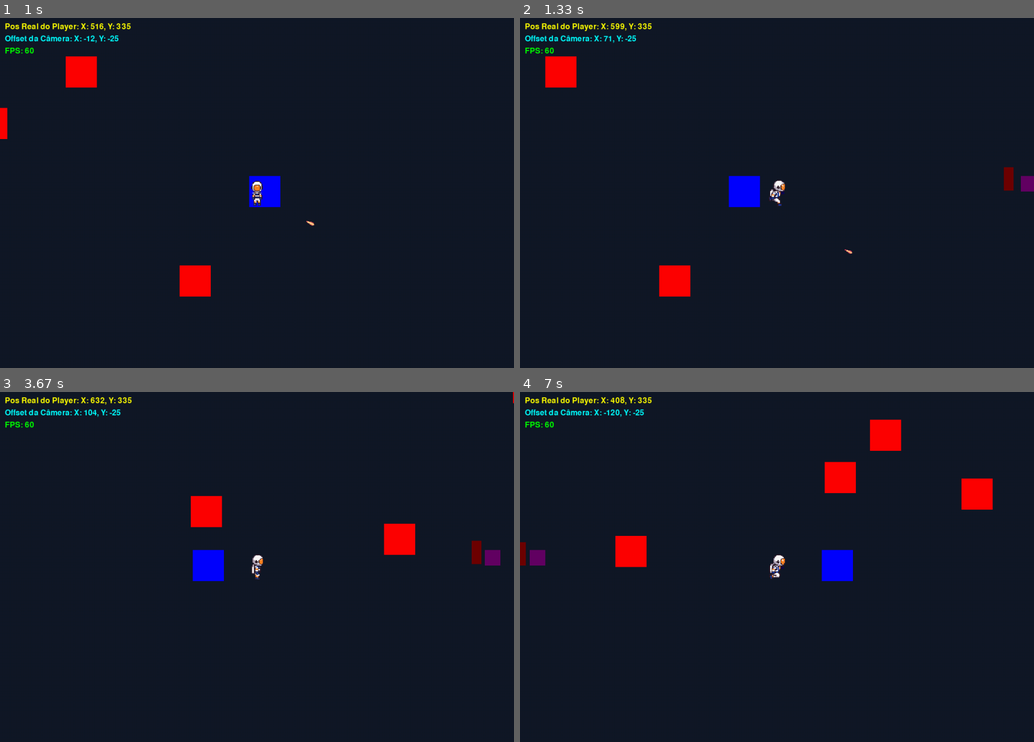
Above: before the commit, frames 1-4 (two rows, left to right).
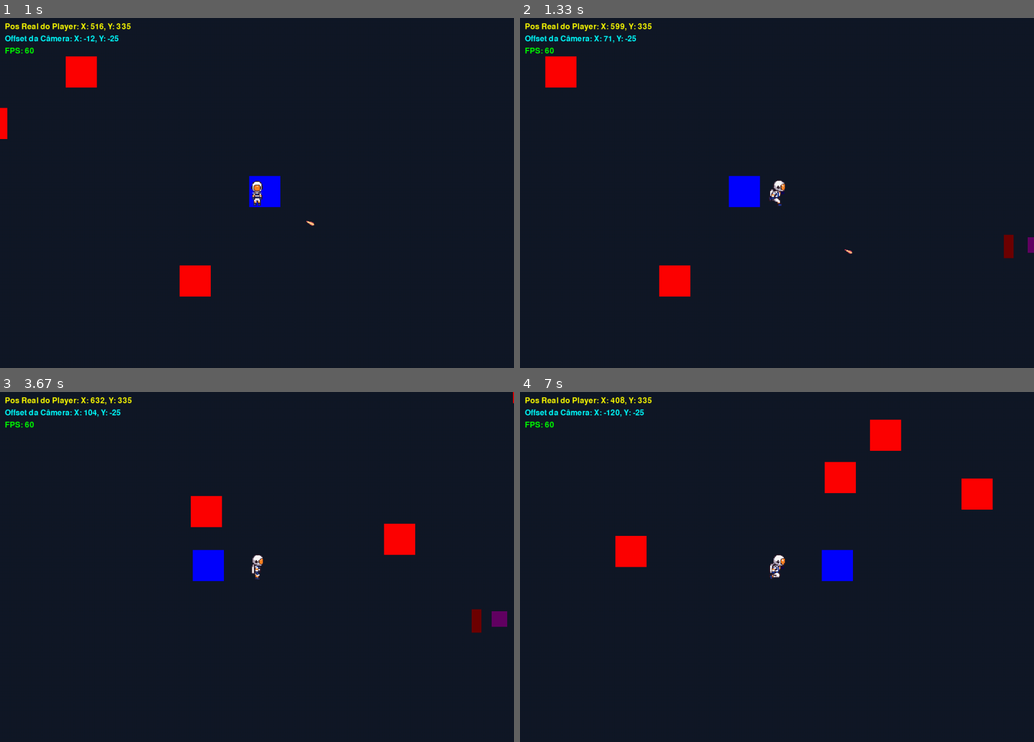
Above: after the commit, the same moments.

Repository: vitorpsogarcia/terranon
Game: pygame game, started from src/main.py
Same seed, same stepped clock (60 frames per second), same inputs: the game is played once before the commit and once after it.
Inputs (mouse positions are in pixels of both pictures, inside the frame that each line leads up to):
- Up to frame 1 (1 s): tap Enter at 0.33 s; click (308, 217) at 0.72 s
- Up to frame 2 (1.33 s): hold D from 1 s (still down); move the mouse to (735, 179) at 1.03 s
- Up to frame 3 (3.67 s): release D at 1.47 s; hold W 1.5-1.8 s; tap K at 1.65 s; tap Enter at 1.83, 2.17 s; tap I at 2.5, 2.83 s; hold D 3.17-3.63 s
- Up to frame 4 (7 s): hold A 3.67-4.2 s; tap Enter at 3.82, 5.07, 6.13, 6.62 s; hold S 4.23-4.53 s; tap K at 4.38 s; hold A 6.47-6.93 s; hold D from 6.97 s (still down)

Frame 1 is identical in both runs. In frame 2, 0.4% of the frame differs, in the area x 94-100%, y 42-69%; in frame 3, 0.5%, in the area x 91-99%, y 42-69%; in frame 4, 0.2%.

Commit message:
feat: adição de id para os ninhos;

Diff:
--- /dev/null
+++ b/src/core/enums/enemy_spawner_enum.py
@@ -0,0 +1,7 @@
+from enum import Enum
+
+class EnemySpawnerEnum(Enum):
+    NORTE = "NORTE_01"
+    SUL = "SUL_01"
+    LESTE = "LESTE_01"
+    OESTE = "OESTE_01"
--- a/src/core/game_world.py
+++ b/src/core/game_world.py
@@ -7,6 +7,7 @@
 from entities.obstacle import Obstacle
 from entities.projectiles.projectile import Projectile
 from entities.character.player import Player
+from entities.enemy_spawner import EnemySpawner
 
 
 
@@ -28,13 +29,13 @@
         self.all_sprites = CameraGroup()
         self.camera_group = self.all_sprites
         self.screen_size = screen_size
-
         self.obstacles = pygame.sprite.Group()
         self.dynamic_group = pygame.sprite.Group()
         self.player_group = pygame.sprite.GroupSingle()
         self.friend_projectiles_group = pygame.sprite.Group()
         self.enemy_projectiles_group = pygame.sprite.Group()
         self.enemies_group = pygame.sprite.Group()
+        self.spawners: dict[str, EnemySpawner] = {}
 
 
     def set_target(self, target: GameObject):
@@ -60,6 +61,12 @@
         if isinstance(obj, Enemy):
                 self.enemies_group.add(obj)
 
+        if isinstance(obj, EnemySpawner):
+            if obj.spawner_id in self.spawners:
+                raise ValueError(f"Spawner ID já existe: {obj.spawner_id}")
+
+            self.spawners[obj.spawner_id] = obj
+
         elif isinstance(obj, StaticObject):
             if isinstance(obj, Obstacle):
                 layer = 1
@@ -80,7 +87,6 @@
             if obj.active:
                 obj.update(dt)
 
-            # Check if the object was killed during its update
             if not obj.alive():
                 continue
 
--- a/src/core/states/play_state.py
+++ b/src/core/states/play_state.py
@@ -14,6 +14,7 @@
 from entities.base_structure import BaseStructure
 from entities.enemy import Enemy
 from entities.enemy_spawner import EnemySpawner
+from core.enums.enemy_spawner_enum import EnemySpawnerEnum
 
 if TYPE_CHECKING:
     from core.state_manager import StateManager
@@ -45,7 +46,7 @@
 
         FactoriesLoader(self.world)
 
-        player = Player(0, 0)
+        player = Player(415, 478)
         w_player, h_player = player.frame_width, player.frame_height
 
         player.pos = pygame.math.Vector2(self.screen_size[0] // 2 - w_player // 2, self.screen_size[1] // 2 - h_player // 2)
@@ -67,31 +68,30 @@
 
 
         rota_norte = [
-            pygame.math.Vector2(500, -100),
-            pygame.math.Vector2(800, 50),
-            pygame.math.Vector2(200, 200),
+            pygame.math.Vector2(762, -224),
+            pygame.math.Vector2(762, 119),
             pygame.math.Vector2(532, 336)
             ]
         rota_sul   = [
-            pygame.math.Vector2(500, 800),
-
+            pygame.math.Vector2(413, 697),
+            pygame.math.Vector2(532, 697),
             pygame.math.Vector2(532, 336)
             ]
         rota_leste = [
-            pygame.math.Vector2(1100, 300),
-
+            pygame.math.Vector2(863, 426),
+            pygame.math.Vector2(863, 334),
             pygame.math.Vector2(532, 336)
             ]
         rota_oeste = [
-            pygame.math.Vector2(-100, 300),
-            pygame.math.Vector2(-890, 452),
+            pygame.math.Vector2(-296, -8),
+            pygame.math.Vector2(-277, -8),
             pygame.math.Vector2(532, 336)
             ]
 
-        spawner_norte = EnemySpawner(500, -100, rota_norte, spawn_interval=10.0)
-        spawner_sul = EnemySpawner(500, 800,  rota_sul, spawn_interval=5.0)
-        spawner_leste = EnemySpawner(1100, 300, rota_leste, spawn_interval=8.0)
-        spawner_oeste = EnemySpawner(-100, 300, rota_oeste, spawn_interval=3.0)
+        spawner_norte = EnemySpawner(EnemySpawnerEnum.NORTE, 514, -234, rota_norte, spawn_interval=5.0)
+        spawner_sul = EnemySpawner(EnemySpawnerEnum.SUL, 413, 927,  rota_sul, spawn_interval=5.0)
+        spawner_leste = EnemySpawner(EnemySpawnerEnum.LESTE, 1114, 426, rota_leste, spawn_interval=5.0)
+        spawner_oeste = EnemySpawner(EnemySpawnerEnum.OESTE, -296, 286, rota_oeste, spawn_interval=5.0)
 
         self.world.add_object(spawner_norte)
         self.world.add_object(spawner_sul)
--- a/src/entities/enemy_spawner.py
+++ b/src/entities/enemy_spawner.py
@@ -6,13 +6,12 @@
 from core.enums.game_event_enum import GameEventEnum
 
 class EnemySpawner(StaticObject):
-    def __init__(self, x: float, y: float, path: List[pygame.math.Vector2], spawn_interval: float = 5.0):
+    def __init__(self, spawner_id: str, x: float, y: float, path: List[pygame.math.Vector2], spawn_interval: float = 5.0):
         super().__init__(x, y)
+        self.spawner_id = spawner_id
         self.path = path
-
         self.spawn_interval = spawn_interval
         self.spawn_timer = spawn_interval
-
         self.image = pygame.Surface((32, 32)).convert_alpha()
         self.image.fill((100, 0, 100))
         self.rect = self.image.get_rect(center=(round(x), round(y)))
